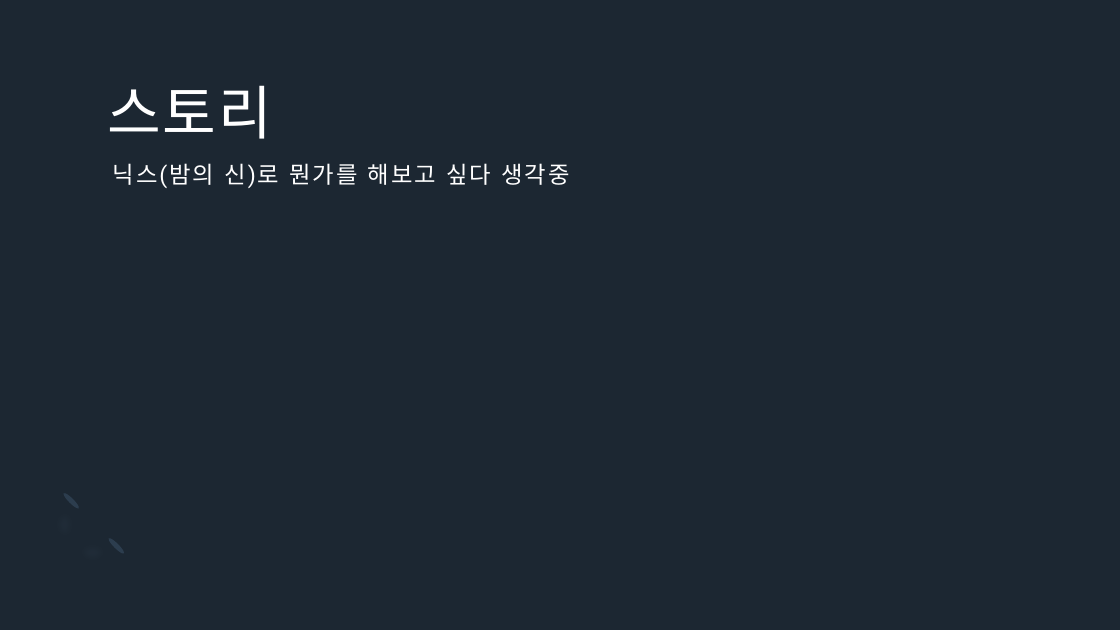
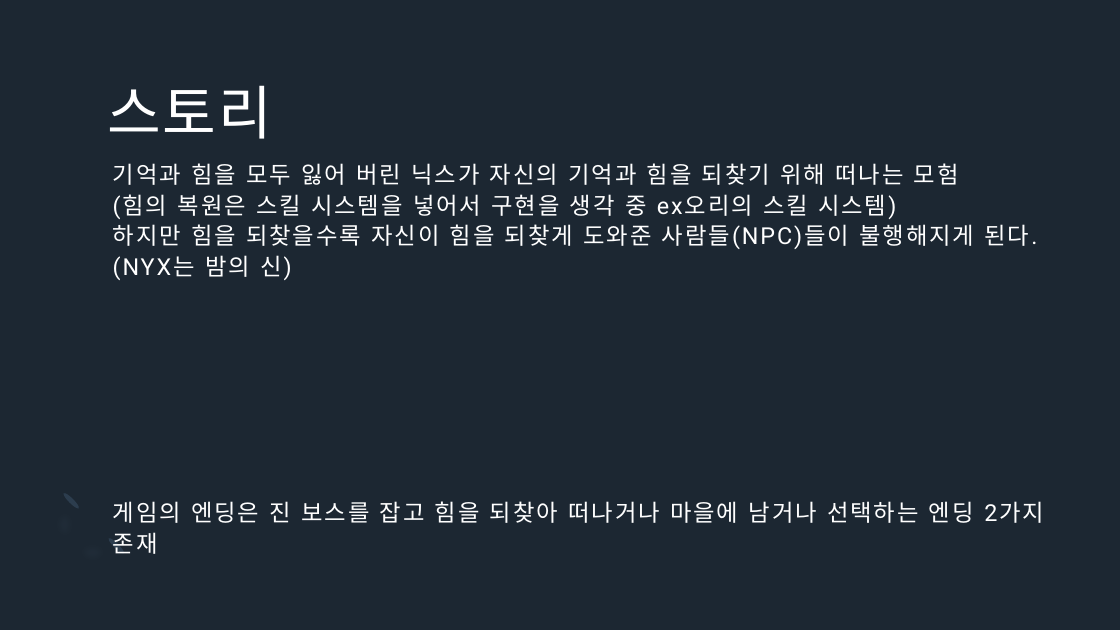
Before and after one commit to Icloy/2D_Roguelike, a slide deck: slide 8 of 기획서.pptx (slide 7 before the commit). Drawn at 1120x630 pixels with LibreOffice and Linux fonts; fonts in the diff are those of the drawing. Boxes give left, top, right and bottom in pixels: in the first picture for what was removed or moved away, otherwise in the second. Text is boxed around its words. In the diff, an @@ line names an element or a change of style, - is before the commit and + after.

```diff
--- a/기획서.pptx
+++ b/기획서.pptx
@@ title at [113, 163, 1044, 554]: text changed @@
-닉스(밤의 신)로 뭔가를 해보고 싶다 생각중
+기억과 힘을 모두 잃어 버린 닉스가 자신의 기억과 힘을 되찾기 위해 떠나는 모험
+(힘의 복원은 스킬 시스템을 넣어서 구현을 생각 중 ex오리의 스킬 시스템)
+하지만 힘을 되찾을수록 자신이 힘을 되찾게 도와준 사람들(NPC)들이 불행해지게 된다.
+(NYX는 밤의 신)
+게임의 엔딩은 진 보스를 잡고 힘을 되찾아 떠나거나 마을에 남거나 선택하는 엔딩 2가지 존재
```
Also in this commit, not shown: 7 other slides changed, 3 slides added, 1 slide removed.
